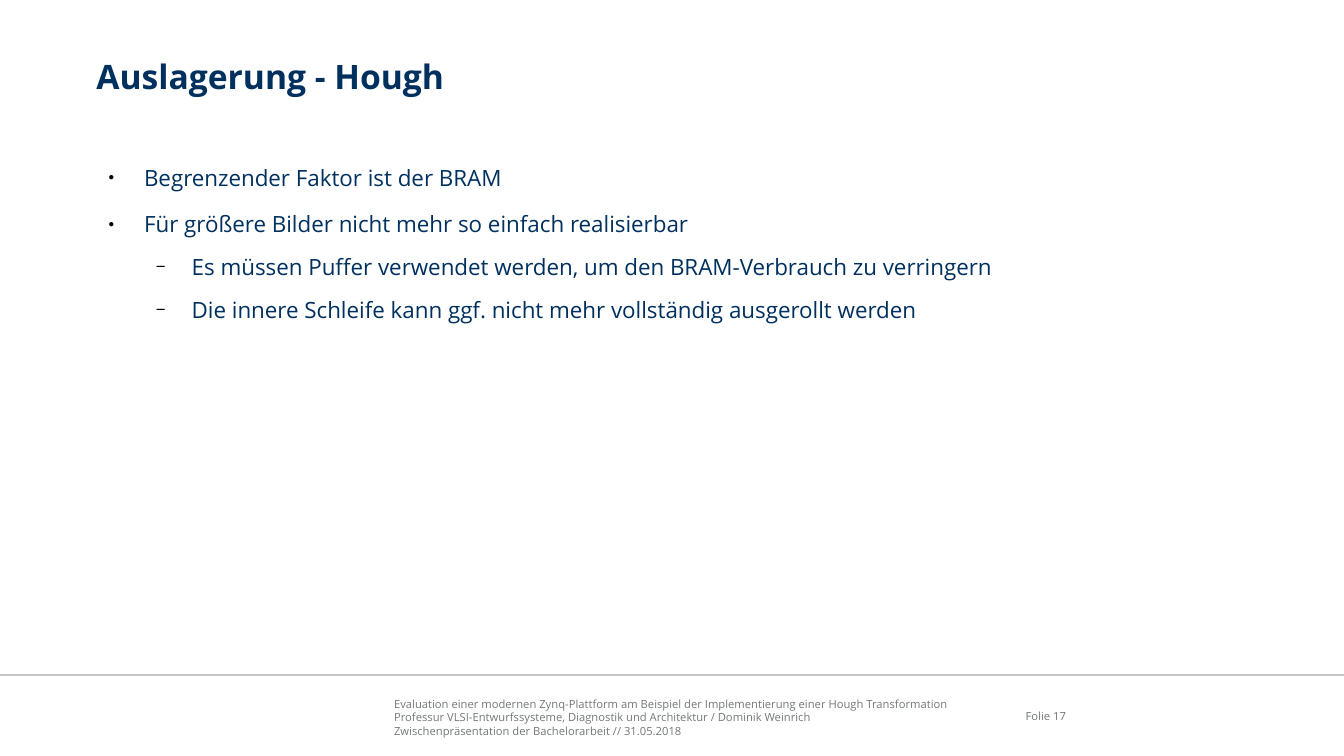
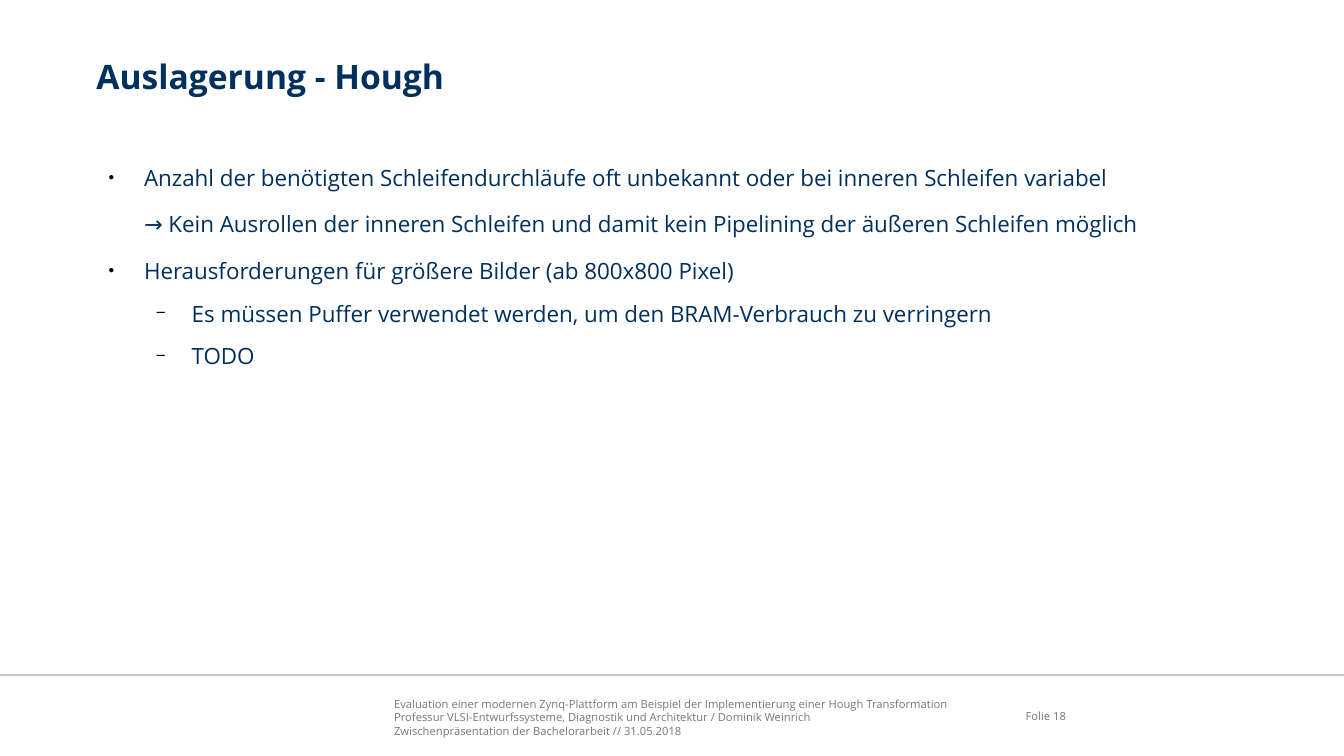
Before and after one commit to freeDom-/hough, a slide deck: slide 18 of Verteidigung/Verteidigung.odp (slide 17 before the commit). Drawn at 1344x756 pixels with LibreOffice and Linux fonts; fonts in the diff are those of the drawing; background and template pictures are left out. Boxes give left, top, right and bottom in pixels: in the first picture for what was removed or moved away, otherwise in the second. Text is boxed around its words. In the diff, an @@ line names an element or a change of style, - is before the commit and + after.

```diff
--- a/Verteidigung/Verteidigung.odp
+++ b/Verteidigung/Verteidigung.odp
@@ text at (144,169,1137,285): text changed @@
-● Begrenzender Faktor ist der BRAM
-● Für größere Bilder nicht mehr so einfach realisierbar
+● Anzahl der benötigten Schleifendurchläufe oft unbekannt oder bei inneren Schleifen variabel
+→ Kein Ausrollen der inneren Schleifen und damit kein Pipelining der äußeren Schleifen möglich
+● Herausforderungen für größere Bilder (ab 800x800 Pixel)
@@ text at (192,347,255,365): text changed @@
-  − Die innere Schleife kann ggf. nicht mehr vollständig ausgerollt werden
+  − TODO
@@ page number at (1026,711,1066,720): text changed @@
-Folie 17
+Folie 18
```
Also in this commit, not shown: 2 other slides changed, 2 slides added, 2 slides removed.
